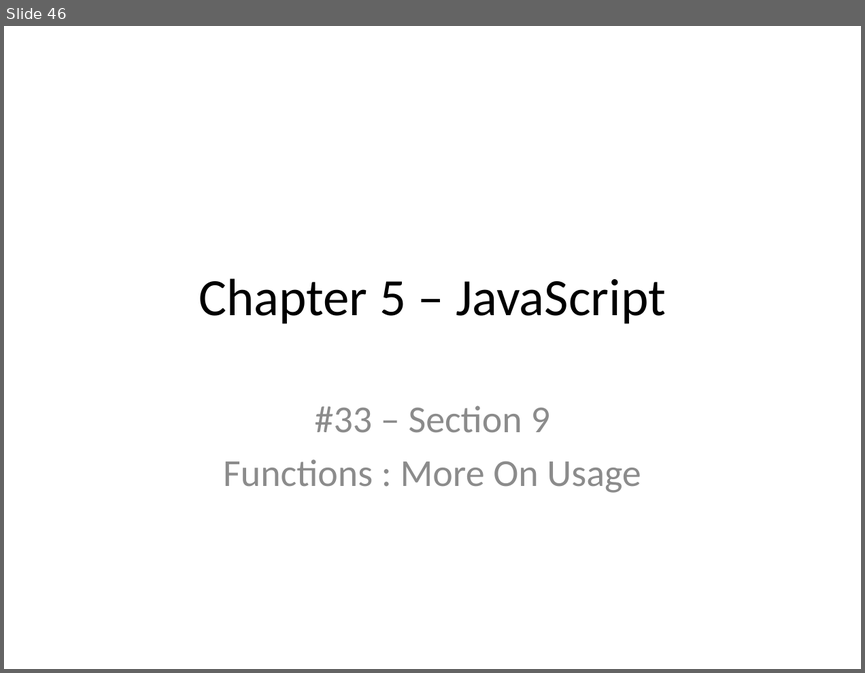
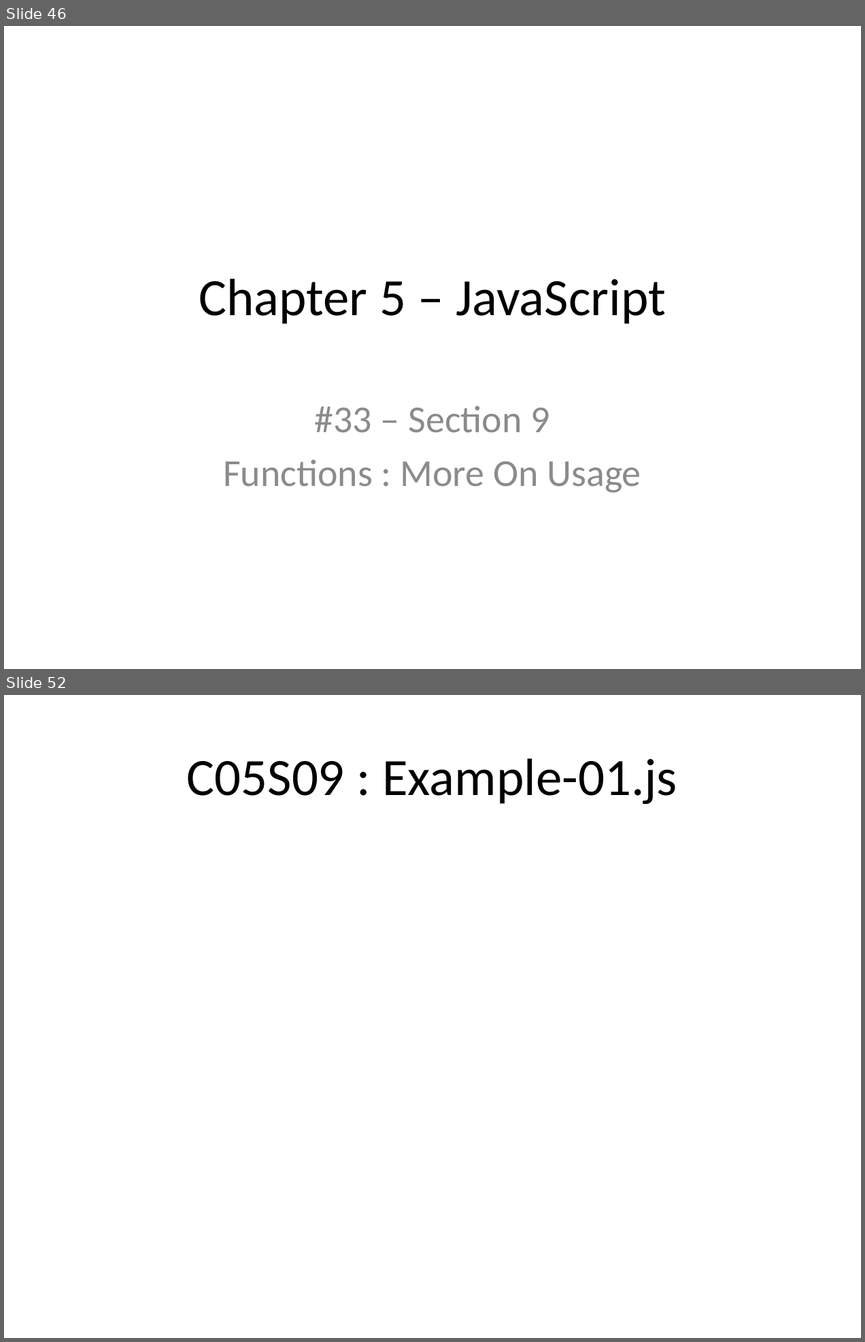
Before and after one commit to xiliax/web-programming-fundamentals, a slide deck: docs/learn-computer-programming.pptx. Shown one above the other, each under a label of ours: slide 46 before the commit, slides 46 and 52 after it; the slides between them are not shown. The pictures are 865x673 and 865x1342 pixels, drawn with LibreOffice and Linux fonts; fonts in the diff are those of the drawing. Boxes give left, top, right and bottom in pixels: in the first picture for what was removed or moved away, otherwise in the second. Text is boxed around its words. In the diff, an @@ line names an element or a change of style, - is before the commit and + after.

```diff
--- a/docs/learn-computer-programming.pptx
+++ b/docs/learn-computer-programming.pptx
@@ slide 52 added at (4, 695, 861, 1338), background #FFFFFF @@
@@ title added at (187, 758, 677, 804), 44 pt, text #000000 @@
+C05S09 : Example-01.js
```
Also in this commit, not shown: 3 slides changed, 4 other slides added, 1 other file.
